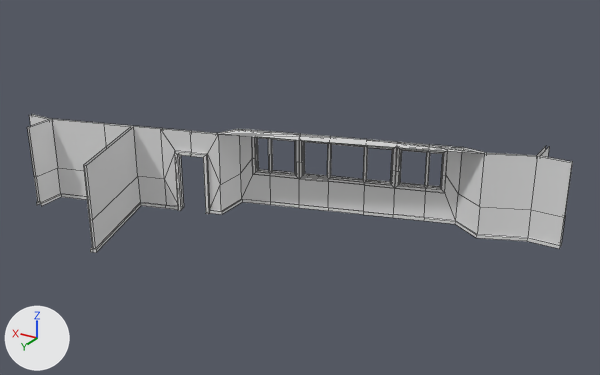
Renders of the FBX model Content/Game_Art/FBX/Archi/SM_Veranda.fbx from each side of a commit.
Camera for both pictures: a 50 mm camera at (-21.84, 18.51, 11.71) aimed at (-9.4, -2.21, 1.35). Arrows for +X, +Y and +Z are at lower left; the lights stay in place. Mesh edges are drawn as thin lines. Materials are left out; every surface is plain grey. Vertices at the same position are counted once.

Names of what the first picture shows: 'SM_Veranda'.
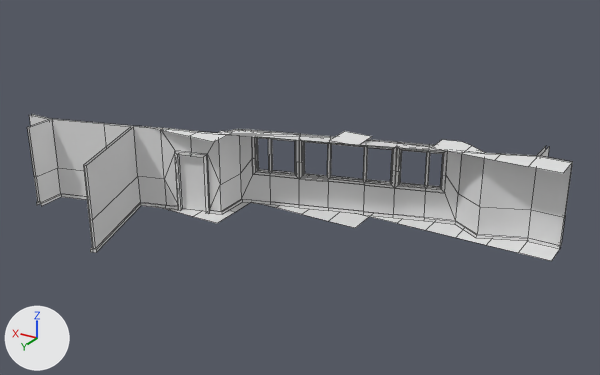
Location of each change, (x1, y1, x2, y2) in pixels of the pictures (600 x 375 px):
'SM_Veranda', reshaped: before (27, 114, 573, 253); after (27, 114, 573, 261)
part 1 of me_mesh, added: after (163, 202, 559, 261)
part 2 of me_mesh, built on: before (179, 155, 184, 209); after (143, 126, 572, 211)

The change in detail:
me_mesh is used by ob_sm_veranda; location (0.0, 0.0, 0.0).
me_mesh had 554 vertices, 518 faces and spanned x -17.0..0.0, y -6.0..2.6, z 0.0..2.8.
me_mesh now has 615 vertices, 540 faces and spans x -17.0..0.0, y -6.0..2.6, z 0.0..2.8.
me_mesh part 1: a new loose piece of 34 vertices spanning x -17.0..-4.0, y -5.0..-1.0, z 0.0.
Part 2, on me_mesh:
2 faces are deleted.
22 vertices are added at x -17.0..-4.0, y -5.0..-1.0, z 0.0..2.8.
5 new vertices lie (1.0, 0.0, 0.0) away from vertices in x -17.0..-7.0, y -5.0..-1.0, z 2.8.
9 new faces join them.
